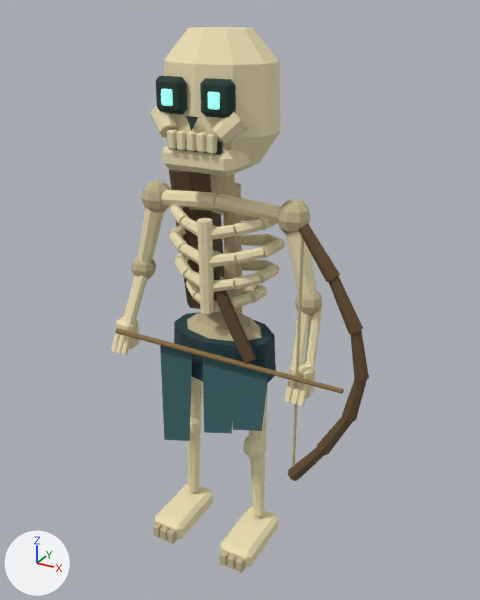
An edit to the glTF model blender/reference/archer.glb, drawn before and after from the same camera.
Both versions are drawn from a camera (50 mm lens) standing at (1.29, -2.2, 2.29) and looking at (0.03, 0.09, 1.15). Every picture has the same lights, and +X, +Y and +Z are marked at lower left. The older version comes first. Vertices at exactly the same position are counted once.

The first picture shows 'Reference_archer'.
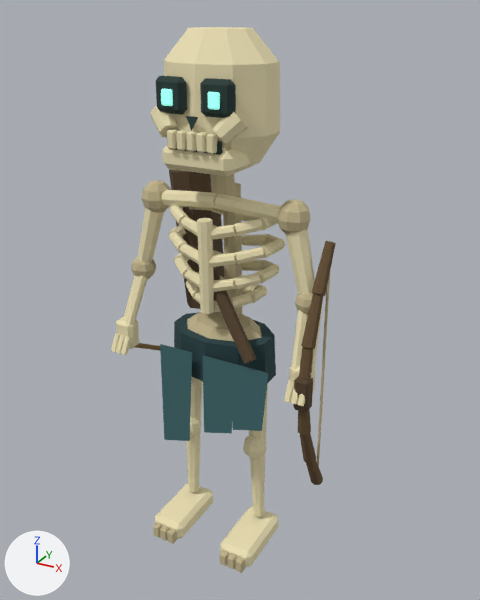
Where the change shows, as pixel boxes (x1, y1, x2, y2) in the pictures (480 x 600 px; the box of a moved part takes in the faces that stretch with it):
'Reference_archer', reshaped (13% narrower): before (111, 27, 369, 573); after (111, 27, 336, 573)
part 1 of me_angular_ivory_cranium, added (mostly hidden): after (135, 343, 160, 351)
part 2 of me_angular_ivory_cranium, moved or reshaped: before (115, 224, 369, 481); after (293, 241, 336, 485)

The change in detail:
Material 'iron' (mat_iron) is new.
Its base color is (0.17, 0.187, 0.194) (grey #73787a).
Its roughness is 0.9.
me_angular_ivory_cranium is used by ob_reference_archer; location (0.0, 0.0, 0.0).
me_angular_ivory_cranium had 2083 vertices, 3701 faces and spanned x -0.46..0.7, y -0.27..0.32, z 0.02..2.23.
me_angular_ivory_cranium now has 2123 vertices, 3773 faces and spans x -0.46..0.47, y -0.27..0.53, z 0.02..2.23.
me_angular_ivory_cranium part 1: a new loose piece of 16 vertices spanning x -0.43..-0.19, y -0.16..0.47, z 0.62..0.95, in mat_woodlight (brown #8c7145).
Part 2, on me_angular_ivory_cranium:
15 vertices are removed from x -0.42..0.61, y -0.2..-0.18, z 1.01..1.03.
28 faces are deleted.
8 vertices in x 0.41..0.43, y -0.18..-0.16, z 0.56 move by (0.02, 0.22, -0.17).
8 vertices in x 0.41..0.43, y -0.18..-0.16, z 1.61 move by (0.02, 0.22, -0.12).
97 vertices move from x 0.4..0.7, y -0.2..-0.14, z 0.54..1.62 to x 0.41..0.47, y -0.18..0.07, z 0.38..1.5.
15 vertices are added at x 0.41..0.47, y -0.18..-0.12, z 0.87..1.01.
8 new vertices lie (0.0, 0.04, 0.0) away from vertices in x 0.41..0.47, y -0.17, z 0.87..1.01.
44 new faces join them, mat_leather (brown #52402a).
Other edits to the shape of me_angular_ivory_cranium do not show in these pictures.
me_angular_ivory_cranium gains material mat_iron (grey #73787a).
